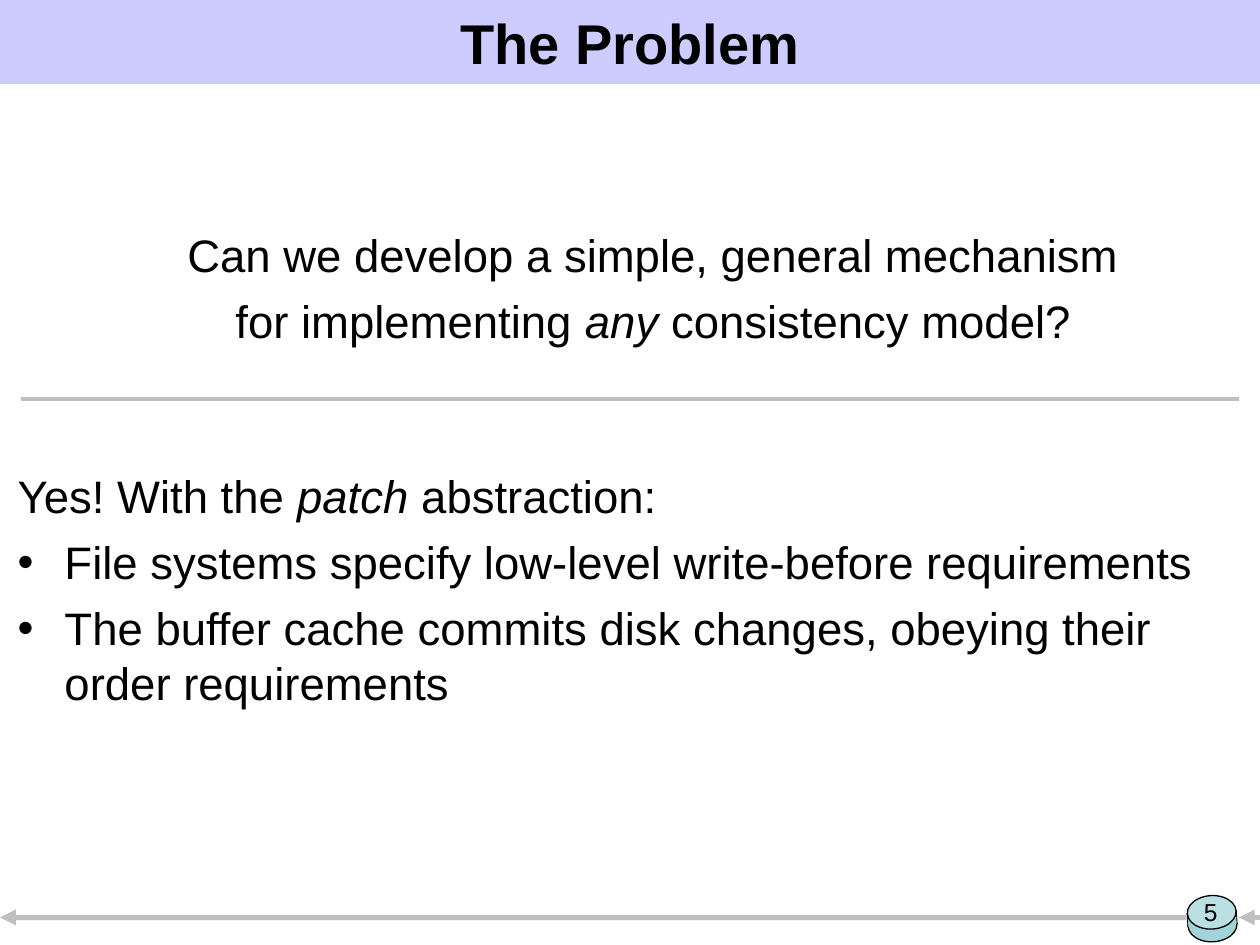
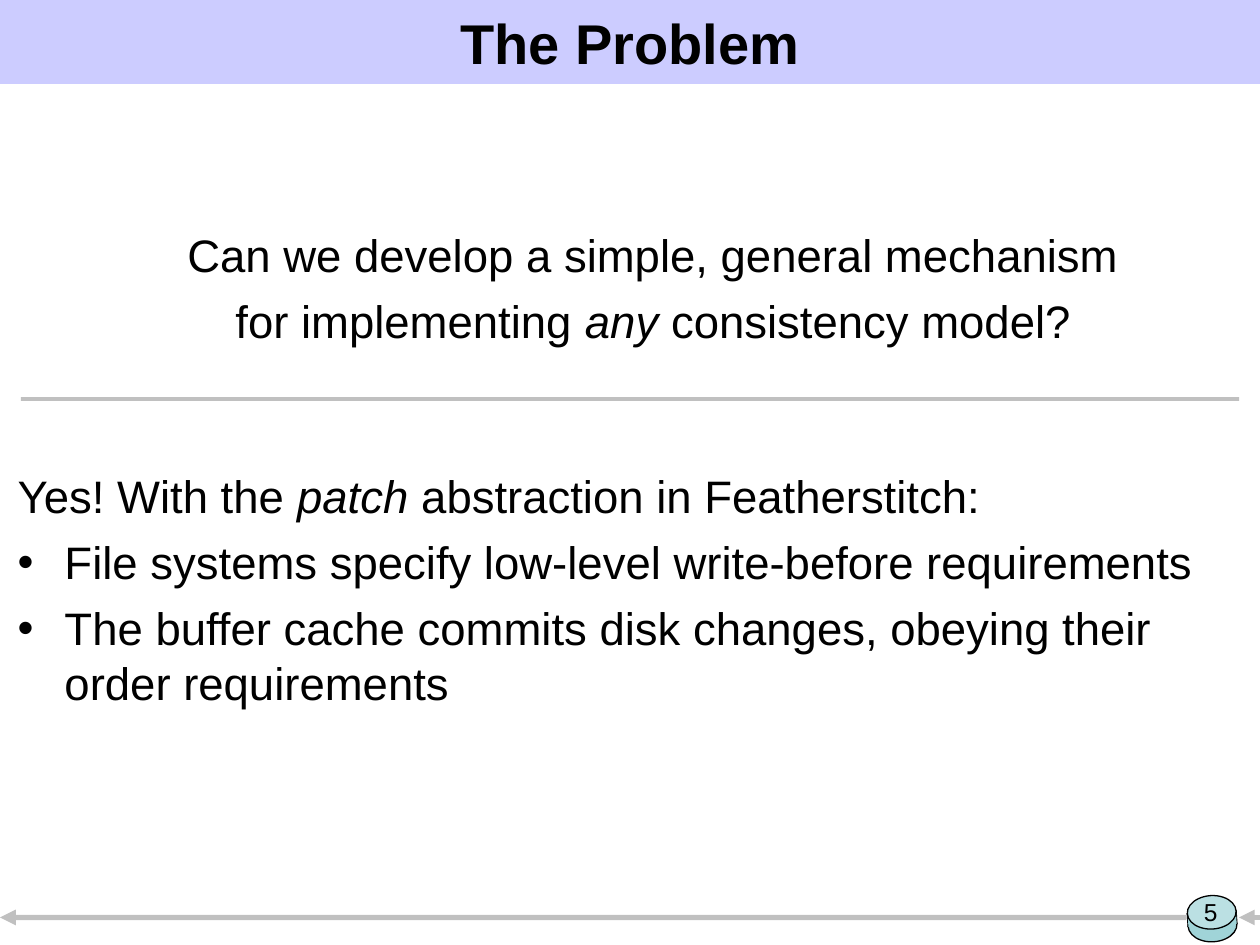
Before and after one commit to ucla-readable/fstitch-doc, a slide deck: slide 5 of sosp/pres.ppt. Drawn at 1260x945 pixels with LibreOffice and Linux fonts; fonts in the diff are those of the drawing. Boxes give left, top, right and bottom in pixels: in the first picture for what was removed or moved away, otherwise in the second. Text is boxed around its words. In the diff, an @@ line names an element or a change of style, - is before the commit and + after.

```diff
--- a/sosp/pres.ppt
+++ b/sosp/pres.ppt
@@ text at (18, 480, 979, 523): text changed @@
-Yes! With the patch abstraction:
+Yes! With the patch abstraction in Featherstitch:
```
Also in this commit, not shown: 7 other slides changed, 3 slides added, 1 slide removed.
